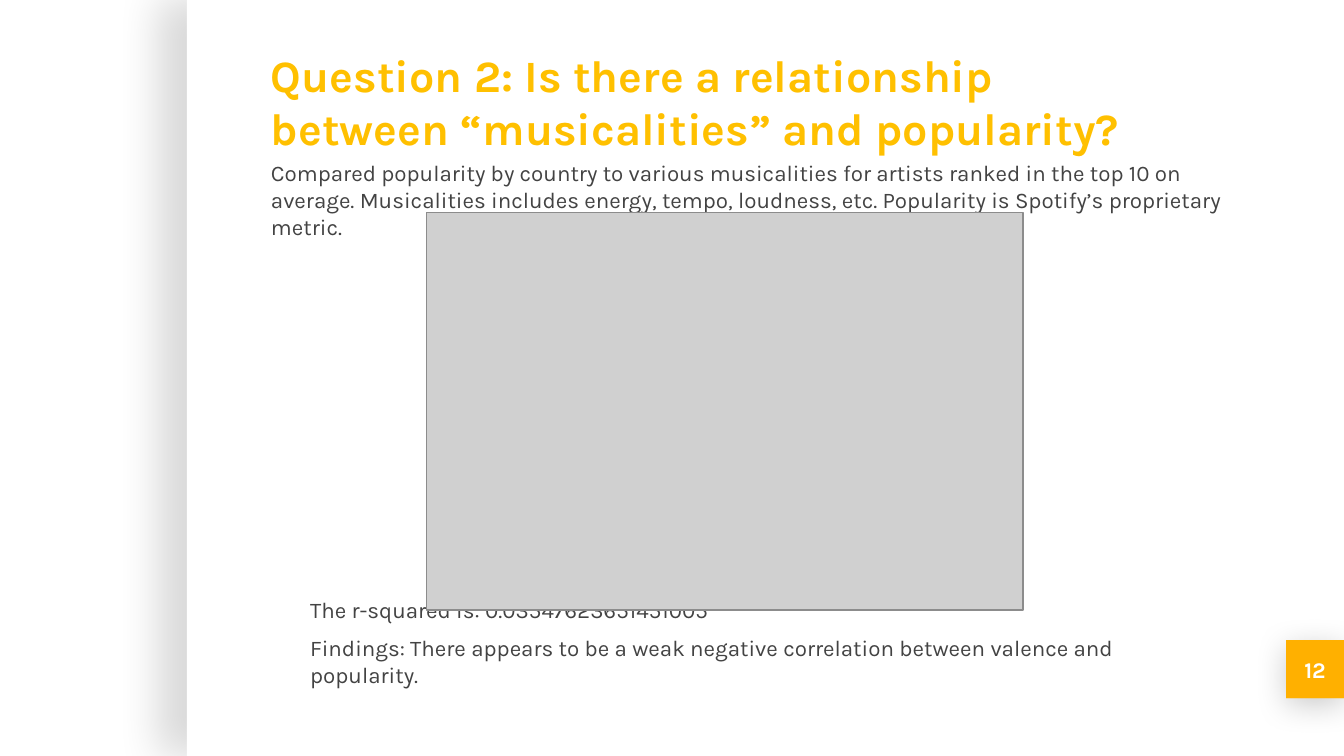
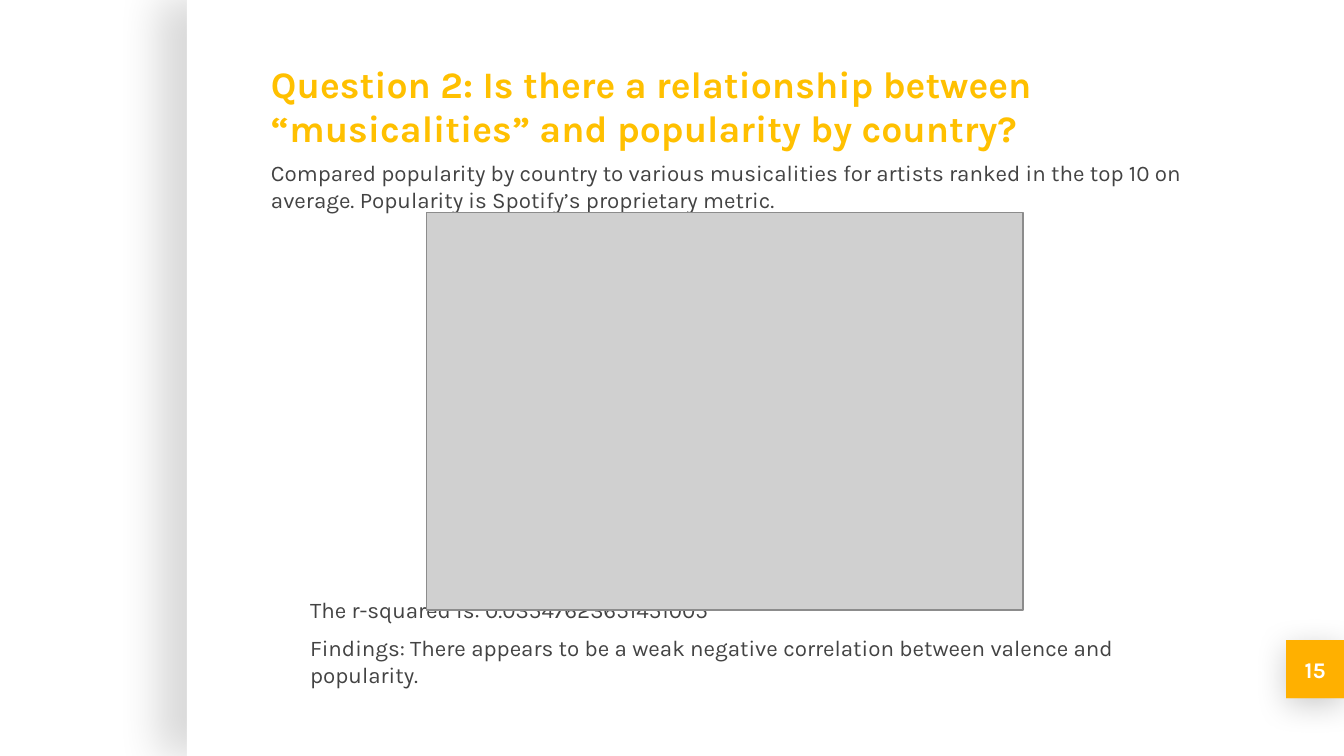
Before and after one commit to michellesimek/project_1, a slide deck: slide 15 of Project 1 PPT.pptx (slide 12 before the commit). Drawn at 1344x756 pixels with LibreOffice and Linux fonts; fonts in the diff are those of the drawing; grey boxes stand for pictures; background and template pictures are left out. Boxes give left, top, right and bottom in pixels: in the first picture for what was removed or moved away, otherwise in the second. Text is boxed around its words. In the diff, an @@ line names an element or a change of style, - is before the commit and + after.

```diff
--- a/Project 1 PPT.pptx
+++ b/Project 1 PPT.pptx
@@ title at box(271, 71, 1032, 152): text changed; size 24 to 20 pt @@
-Question 2: Is there a relationship between “musicalities” and popularity?
+Question 2: Is there a relationship between “musicalities” and popularity by country?
@@ subtitle at box(271, 165, 1181, 215): text changed @@
-Compared popularity by country to various musicalities for artists ranked in the top 10 on average. Musicalities includes energy, tempo, loudness, etc. Popularity is Spotify’s proprietary metric.
+Compared popularity by country to various musicalities for artists ranked in the top 10 on average. Popularity is Spotify’s proprietary metric.
@@ page number at box(1305, 663, 1326, 679): text changed @@
-12
+15
```
Also in this commit, not shown: 12 other slides changed, 5 slides added.
